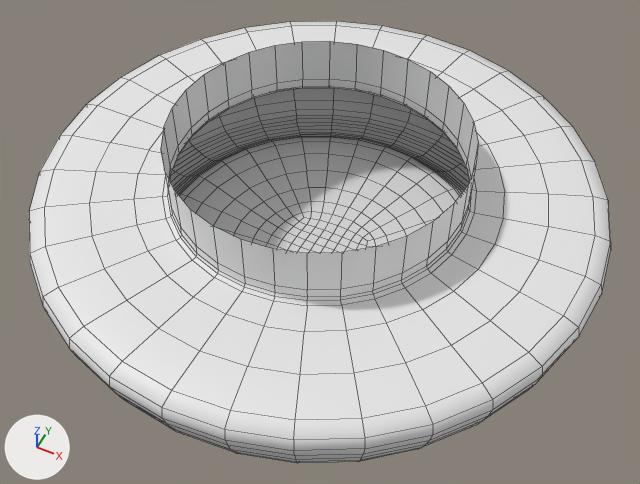
Two versions of the OBJ model PadForge.App/3DModels/DualSense/White/Joystick-Left-Ring.obj, one commit apart.
Camera for both pictures: a 50 mm lens placed at (-16.99, -17.2, -9.72), pointed at (-25.21, -0.76, -30.27). Every picture has the same lights, and +X, +Y and +Z are marked at lower left. The first picture is the older version. Mesh edges are drawn as thin lines. Where no turn or scale is listed for an object, it has been applied to the vertices.

The scene before the commit, as lines of its bpy script (objects in view):
```python
me_joystick_left_ring = bpy.data.meshes.new('Joystick-Left-Ring')
me_joystick_left_ring.from_pydata(...)  # 1169 vertices, 1152 faces; spans x -34.4..-16.9, y -8.7..8.9, z -32.1..-26.7
ob_joystick_left_ring = bpy.data.objects.new('Joystick-Left-Ring', me_joystick_left_ring)
ob_joystick_left_ring.location = (0.0, 0.0, 0.0)
```
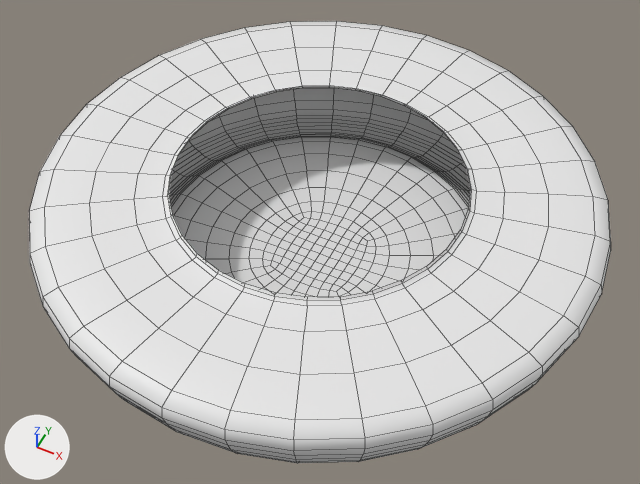
Changed parts and their boxes (x1, y1, x2, y2) in the pictures (640 x 484 px):
part 1 of me_joystick_left_ring, deleted
    before: (161, 41, 478, 297)

What the commit changed:
me_joystick_left_ring is used by ob_joystick_left_ring; location (0.0, 0.0, 0.0).
me_joystick_left_ring had 1169 vertices, 1152 faces and spanned x -34.4..-16.9, y -8.7..8.9, z -32.1..-26.7.
me_joystick_left_ring now has 1105 vertices, 1088 faces and spans x -34.4..-16.9, y -8.7..8.9, z -32.1..-28.5.
Part 1, on me_joystick_left_ring:
64 vertices are removed from x -30.2..-21.1, y -4.4..4.6, z -28.2..-26.7.
64 faces are deleted.
